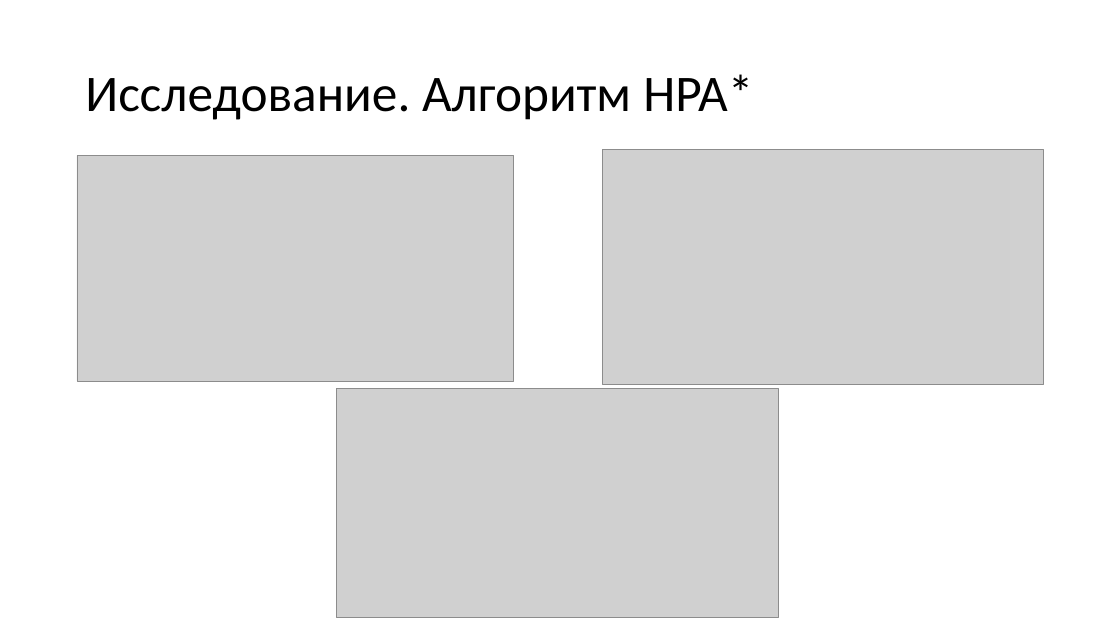
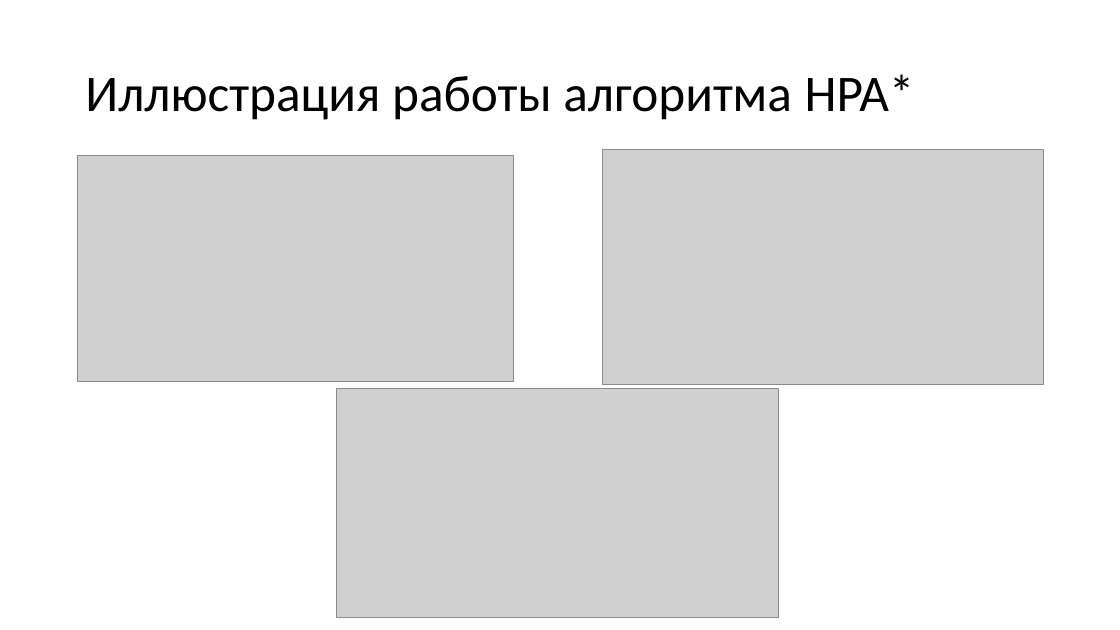
Before and after one commit to DmitryMI/Diploma, a slide deck: slide 6 of Documents/Презентация.pptx (slide 5 before the commit). Drawn at 1120x630 pixels with LibreOffice and Linux fonts; fonts in the diff are those of the drawing; grey boxes stand for pictures. Boxes give left, top, right and bottom in pixels: in the first picture for what was removed or moved away, otherwise in the second. Text is boxed around its words. In the diff, an @@ line names an element or a change of style, - is before the commit and + after.

```diff
--- a/Documents/Презентация.pptx
+++ b/Documents/Презентация.pptx
@@ title at bbox=[85, 74, 915, 120]: text changed @@
-Исследование. Алгоритм HPA*
+Иллюстрация работы алгоритма HPA*
```
Also in this commit, not shown: 5 other slides changed, 5 slides added, 2 slides removed, 10 other files.
